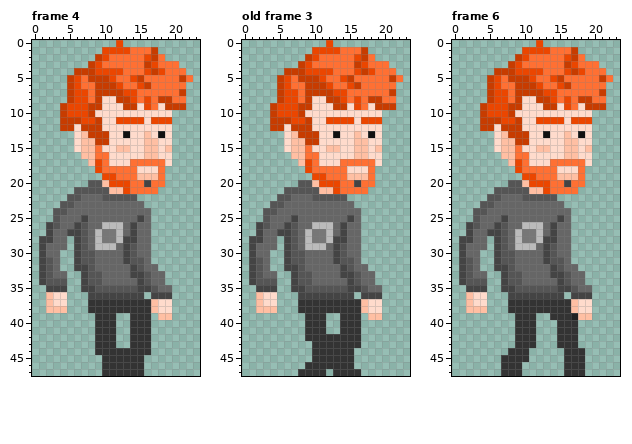
Two states of a pixel-art file, animacije/vasko hoja reedit.aseprite. The first picture shows the starting point.
24x48 pixels, 8 frames. Shown: frame 4, old frame 3, frame 6. The commit also changed other frames, which this record leaves out.
New version:
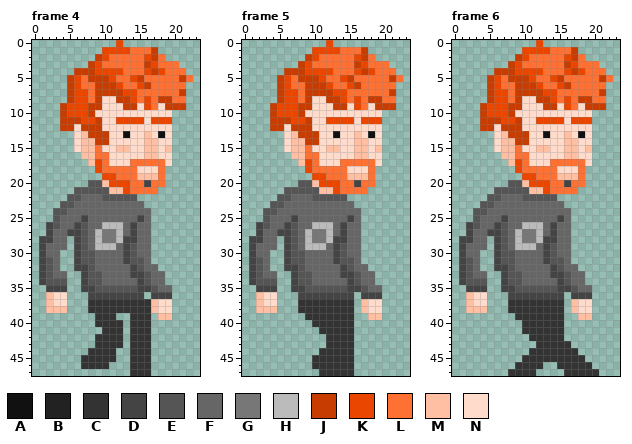
Palette (. is transparent): A #111111  B #222222  C #333333  D #444444  E #555555  F #666666  G #777777  H #bbbbbb  J #c73c00  K #eb4600  L #ff7033  M #ffbfa3  N #ffdbcc
A new or re-ordered frame is compared with the old frame closest to it.
Edits made:
frames re-ordered
Frame 4:
y 40: x 12 . -> C
y 41: x 9 C -> .; x 12 . -> C
y 42..43: x 12 . -> C
y 44: x 8 . -> C; x 12..13 CC -> ..
y 45: x 7..9 ... -> CCC; x 12..13 CC -> ..; x 16 . -> C
y 46: x 7..9 ... -> CCC; x 11..13 CCC -> ...; x 16 . -> C
y 47: x 10..13 CCCC -> ....; x 16 . -> C
Frame 5 against old frame 3:
y 37..38: x 16 C -> .
y 39: x 12..13 .. -> CC; x 16 C -> .
y 40: x 9 C -> .; x 12..13 .. -> CC; x 16 C -> .
y 41: x 9..10 CC -> ..; x 12..13 .. -> CC; x 16 C -> .
y 42: x 9..11 CCC -> ...; x 16 C -> .
y 43: x 10..11 CC -> ..; x 16 C -> .
y 44: x 10 C -> .
y 46: x 9 C -> .
y 47: x 8..10 CCC -> ...; x 12 . -> C; x 16 C -> .
Frame 6:
y 37..38: x 16 C -> .
y 39: x 12..13 .. -> CC; x 16..17 CB -> ..
y 40..41: x 9 C -> .; x 12..14 ... -> CCC; x 16..17 CC -> ..
y 42: x 9..10 CC -> ..; x 12..14 ... -> CCC; x 16..17 CC -> ..
y 43: x 9..14 CCC... -> ...CCC; x 17 C -> .
y 44: x 8..15 CCC..... -> ...CCCCC; x 18 C -> .
y 45: x 7..9 CCC -> ...; x 11..15 ..... -> CCCCC
y 46: x 7..8 CC -> ..; x 10..12 ... -> CCC; x 15 . -> C; x 19 . -> C
y 47: x 7 C -> .; x 10..11 .. -> CC; x 19..20 .. -> CC
